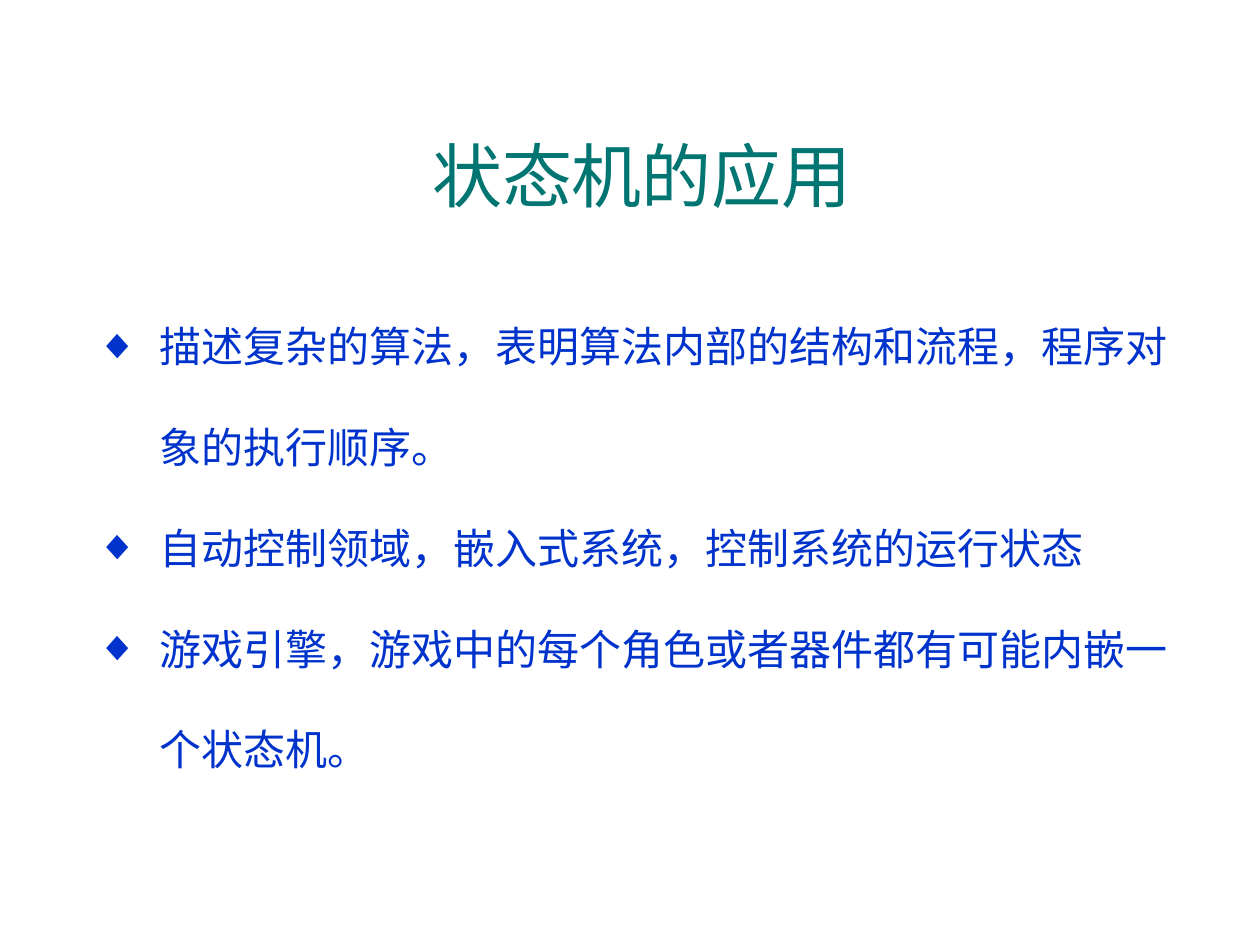
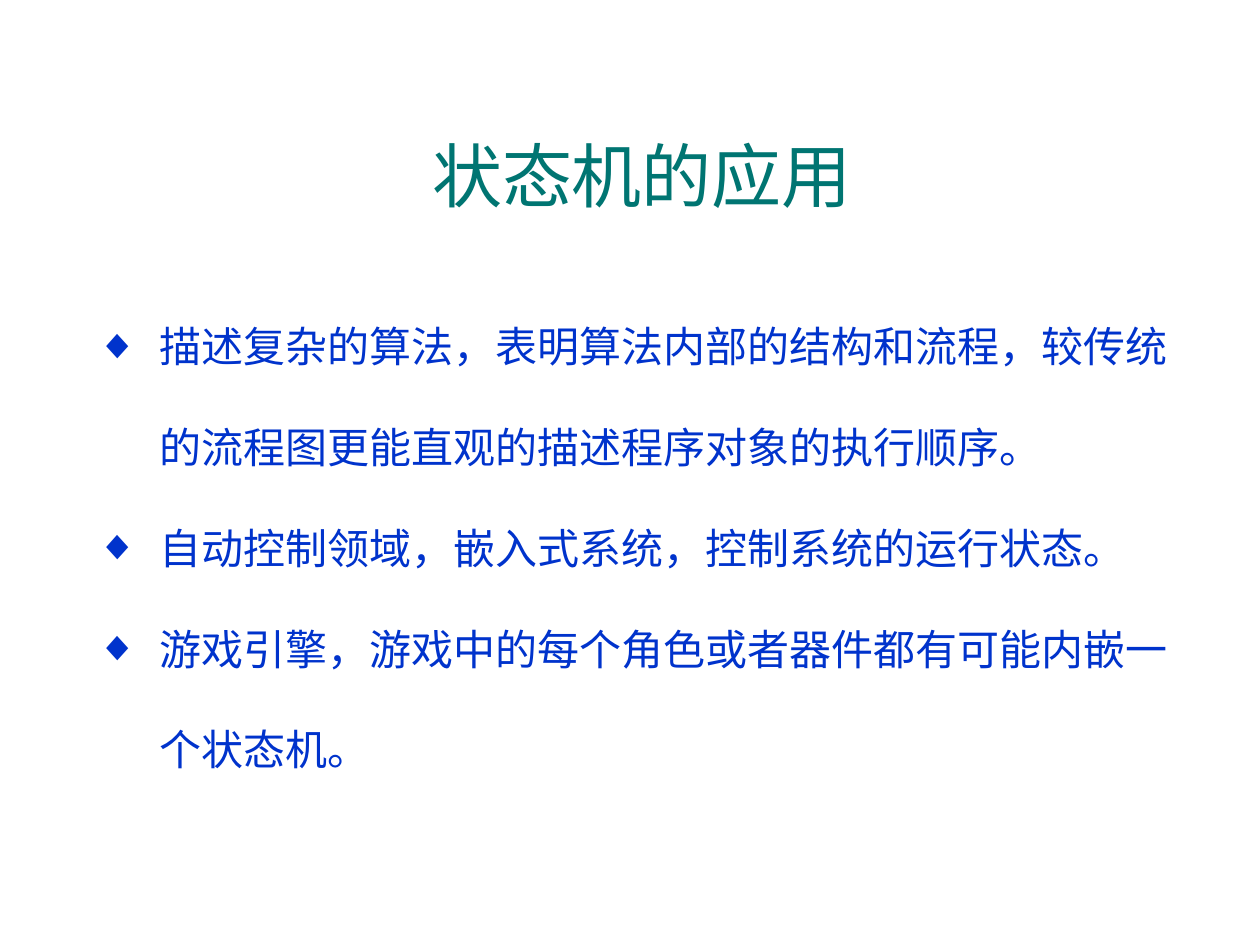
Before and after one commit to jtrfid/C-Repositories, a slide deck: slide 10 of C语言课程设计/2016/Garage_mfc/状态和状态机.pptx (slide 9 before the commit). Drawn at 1260x945 pixels with LibreOffice and Linux fonts; fonts in the diff are those of the drawing; background and template pictures are left out. Boxes give left, top, right and bottom in pixels: in the first picture for what was removed or moved away, otherwise in the second. Text is boxed around its words. In the diff, an @@ line names an element or a change of style, - is before the commit and + after.

Commit message:
修订状态和状态机.pptx

```diff
--- a/C语言课程设计/2016/Garage_mfc/状态和状态机.pptx
+++ b/C语言课程设计/2016/Garage_mfc/状态和状态机.pptx
@@ text at (160,326,1168,569): text changed @@
-◆ 描述复杂的算法，表明算法内部的结构和流程，程序对象的执行顺序。
-◆ 自动控制领域，嵌入式系统，控制系统的运行状态
+◆ 描述复杂的算法，表明算法内部的结构和流程，较传统的流程图更能直观的描述程序对象的执行顺序。
+◆ 自动控制领域，嵌入式系统，控制系统的运行状态。
```
Also in this commit, not shown: 21 other slides changed, 10 slides added, 2 slides removed.
